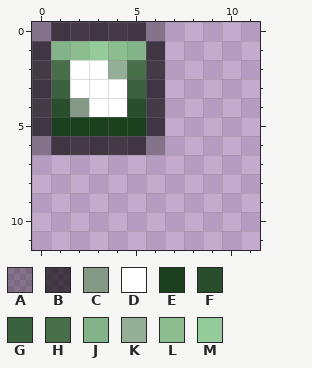
A pixel-art sprite gets an edit: MonoDevelop.DBinding/icons/static-16.png. The picture above is the old version.
The file is 16x16 pixels. Colours within 5 levels of each other are drawn and written as one. Shown: x 0..11, y 0..11.
Palette (. is transparent): A #00000053  B #000000a6  C #859987  D #ffffff  E #1a401e  F #284e2c  G #3a623e  H #486e4a  J #83b389  K #95af97  L #8bbd8f  M #95cb9b
Pixels before, first column x 0:
0 ABBBBBA
1 BJLMLJB
2 BHDDKHB
3 BGDDDGB
4 BFCDDFB
5 BEEEEEB
6 ABBBBBA
The result:
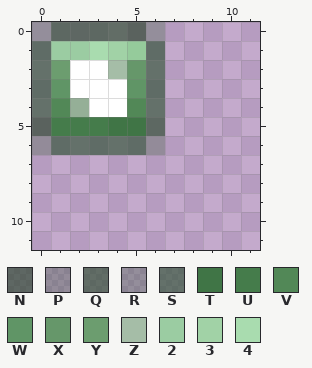
Colours new in this view: N #28432aa6  P #2c4b2f53  Q #2d4c30a6  R #31533553  S #315335a6  T #407546  U #457c4b  V #528857  W #609566  X #66976a  Y #6c9d6f  Z #a5bda7  2 #9bcca2  3 #a1d2a6  4 #a9dcaf
Message: ligher static icon
Change:
Changed rows in their new state; - is an unchanged pixel.
first column x 0:
 0 RQNQQNR
 1 S2243MS
 2 SY--ZXS
 3 SW---WS
 4 SVK--VS
 5 NUUUTTQ
 6 PSSSSSP
Changed places in both pictures, as pixel boxes (x1, y1, x2, y2):
changed: (32, 22, 165, 155)
